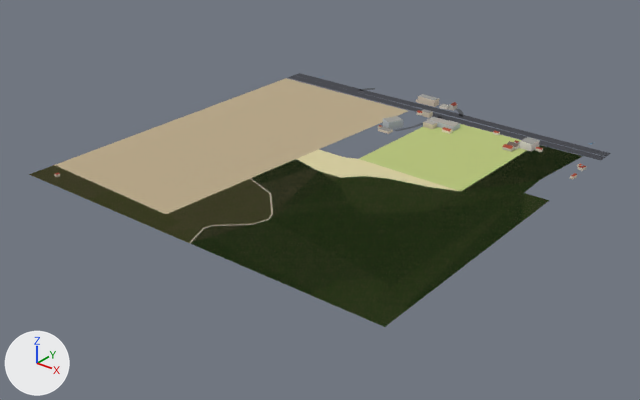
Two versions of the glTF model public/tiles/-2_-1.lod0.glb, one commit apart.
Both versions are drawn from a camera (50 mm lens) standing at (598.0, -772.0, 421.0) and looking at (2.0, -27.0, -41.0). The lights are fixed; the arrows at lower left show +X, +Y and +Z. The picture after the commit comes second. Where no turn or scale is listed for an object, it has been applied to the vertices. Vertices at exactly the same position are counted once.

Names of what the first picture shows: 'buildings_walls', 'landuse', 'roads' and 1 more.
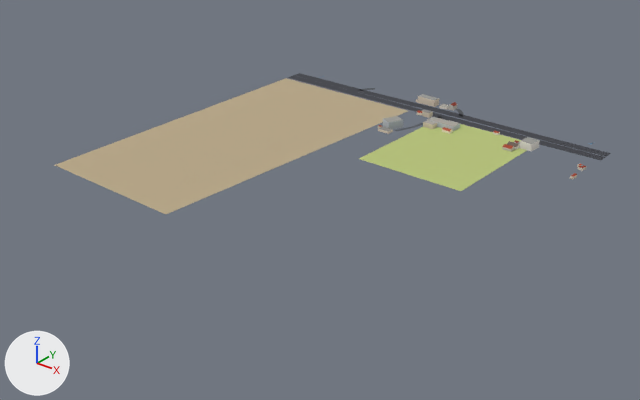
Where the newer file only moved an object's origin or applied its transform, the numbers keep the older frame.

Where the change shows, as pixel boxes [x1, y1, x2, y2] in the pictures (640 x 400 px):
'landuse', reshaped: before [29, 78, 582, 327]; after [55, 78, 527, 214]
'roads', reshaped: before [189, 73, 611, 243]; after [288, 73, 611, 161]
part 1 of me_landuse, cut back: before [29, 145, 582, 327]; after [55, 146, 318, 214]
part 2 of me_roads, deleted: before [189, 178, 273, 243]

Diff of the bpy script that builds the scene:
```diff
--- a/public/tiles/-2_-1.lod0.glb.py
+++ b/public/tiles/-2_-1.lod0.glb.py
@@ me_landuse @@
 # used by ob_landuse; location = (0.0, -22.2, 0.0)
-me_landuse.from_pydata(...)  # 51 vertices, 75 faces; spans x -250.0..250.0, y -228.0..228.0, z 0.0
+me_landuse.from_pydata(...)  # 19 vertices, 8 faces; spans x -250.0..227.0, y -199.0..228.0, z 0.0
+# me_landuse part 1
+# 39 vertices are removed from x -250.0..250.0, y -228.0..127.0, z 0.0
+# 72 faces are deleted
+# 7 vertices are added at x -199.0..227.0, y -195.0..223.0, z 0.0
+# 5 new faces join them
 me_landuse.materials.append(mat_landuse)
@@ me_roads @@
 # used by ob_roads; location = (0.0, 0.9, 0.1)
-me_roads.from_pydata(...)  # 74 vertices, 62 faces; spans x -250.0..250.0, y -251.0..251.0, z 0.0
+me_roads.from_pydata(...)  # 58 vertices, 46 faces; spans x -250.0..250.0, y -100.0..251.0, z 0.0
+# me_roads part 2
+# 16 vertices are removed from x -29.0..43.0, y -251.0..-104.0, z 0.0
+# 16 faces are deleted
 me_roads.materials.append(mat_roads)
```
